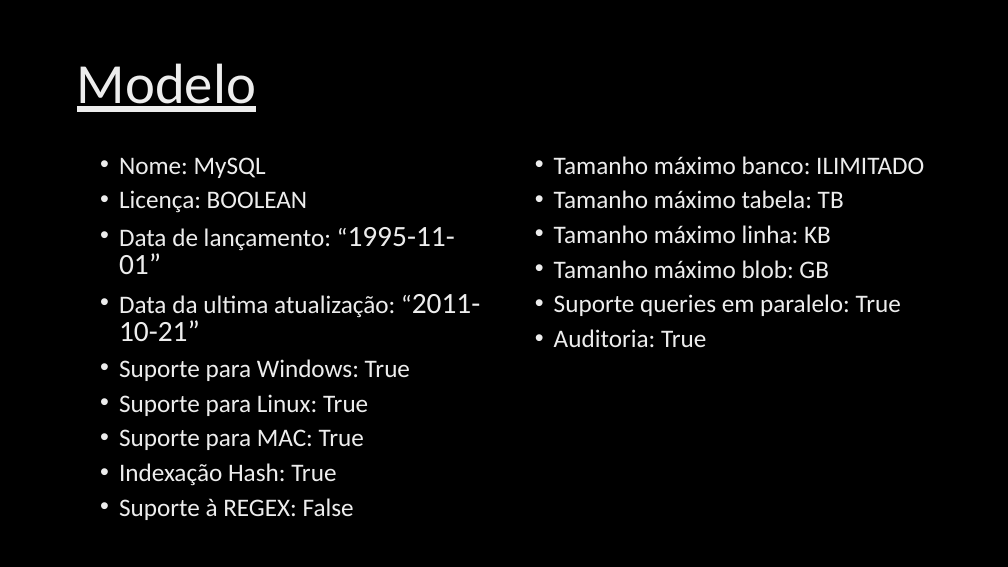
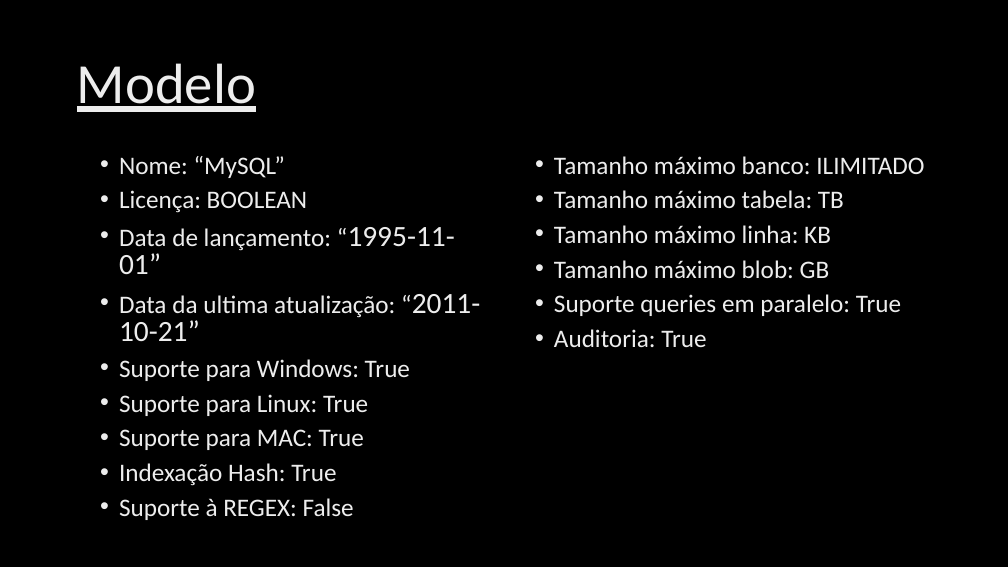
Before and after one commit to Hidanko/CBR-Database-suggestion, a slide deck: slide 5 of Apresentacao.pptx (slide 4 before the commit). Drawn at 1008x567 pixels with LibreOffice and Linux fonts; fonts in the diff are those of the drawing; background and template pictures are left out. Boxes give left, top, right and bottom in pixels: in the first picture for what was removed or moved away, otherwise in the second. Text is boxed around its words. In the diff, an @@ line names an element or a change of style, - is before the commit and + after.

```diff
--- a/Apresentacao.pptx
+++ b/Apresentacao.pptx
@@ text at <box>119,156,285,178</box>: text changed @@
-• Nome: MySQL
+• Nome: “MySQL”
```
Also in this commit, not shown: 1 other slide changed, 3 slides added, 1 slide removed.
